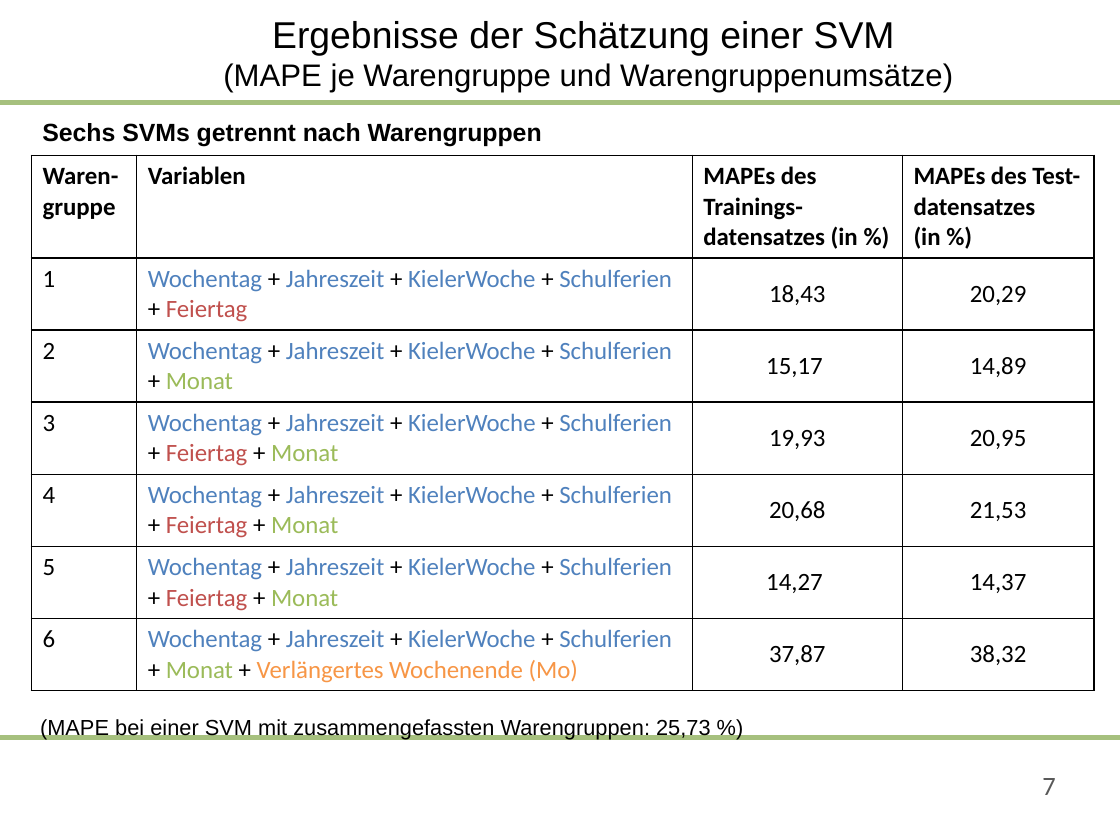
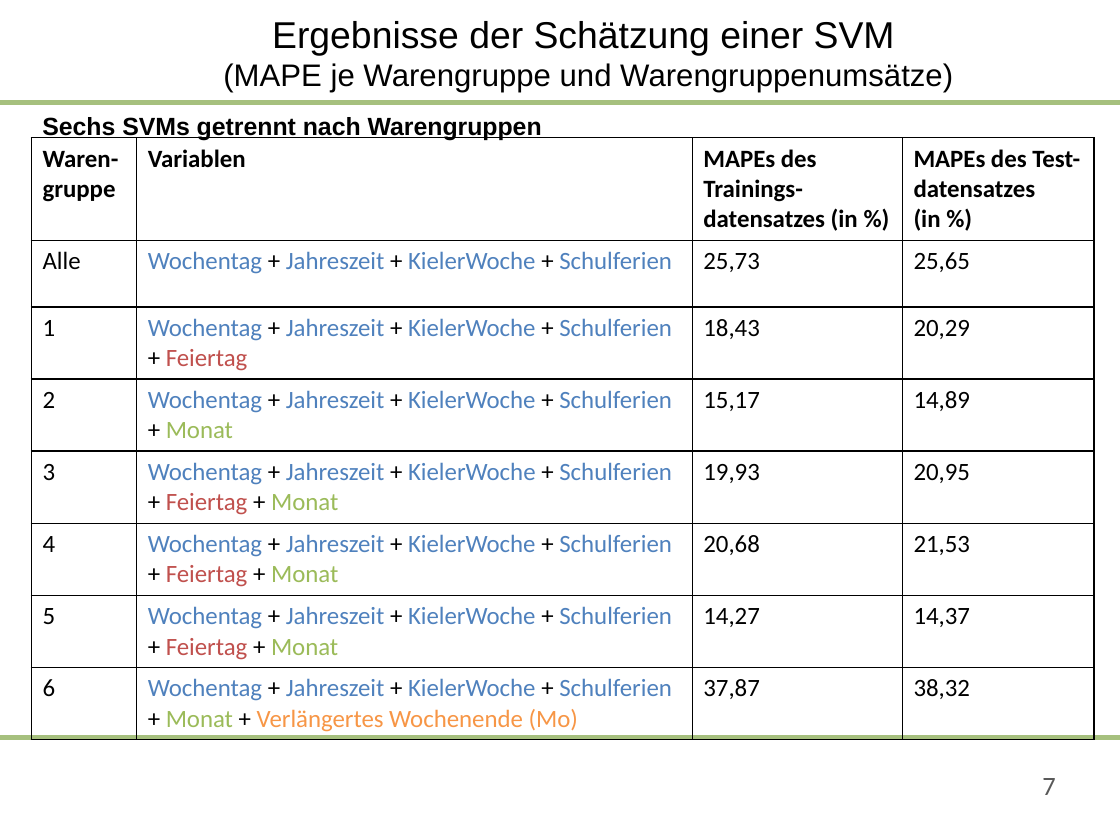
Before and after one commit to saludwig26/Data-science-Team-5-1, a slide deck: slide 7 of 09-06-2020-Präsentation_Team 5.pptx. Drawn at 1120x840 pixels with LibreOffice and Linux fonts; fonts in the diff are those of the drawing; background and template pictures are left out. Boxes give left, top, right and bottom in pixels: in the first picture for what was removed or moved away, otherwise in the second. Text is boxed around its words. In the diff, an @@ line names an element or a change of style, - is before the commit and + after.

```diff
--- a/09-06-2020-Präsentation_Team 5.pptx
+++ b/09-06-2020-Präsentation_Team 5.pptx
@@ text "Sechs SVMs getrennt nach Warengruppen": place and size @@
-text "Sechs SVMs getrennt nach Warengruppen" at bbox=[42, 123, 542, 147]
+text "Sechs SVMs getrennt nach Warengruppen" at bbox=[42, 117, 542, 141]
@@ table at bbox=[31, 138, 1094, 736] @@
+row 2: Alle | Wochentag + Jahreszeit + KielerWoche + Schulferien | 25,73 | 25,65
@@ table: place and size @@
-table at bbox=[31, 156, 1094, 687]
+table at bbox=[31, 138, 1094, 736]
@@ text removed at bbox=[40, 718, 711, 740] @@
-(MAPE bei einer SVM mit zusammengefassten Warengruppen: 25,73 %)
```
Also in this commit, not shown: 3 other slides changed.
